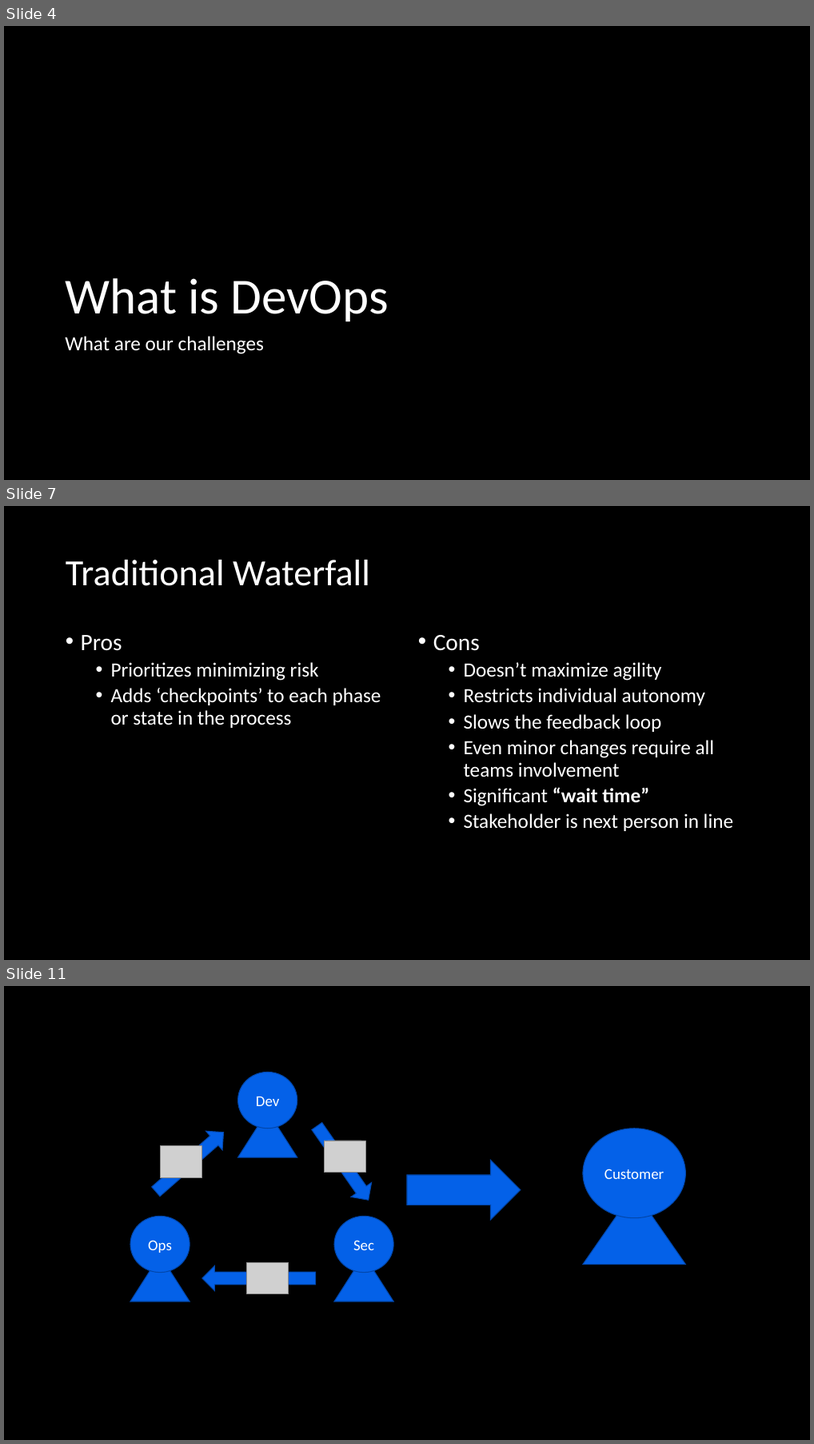
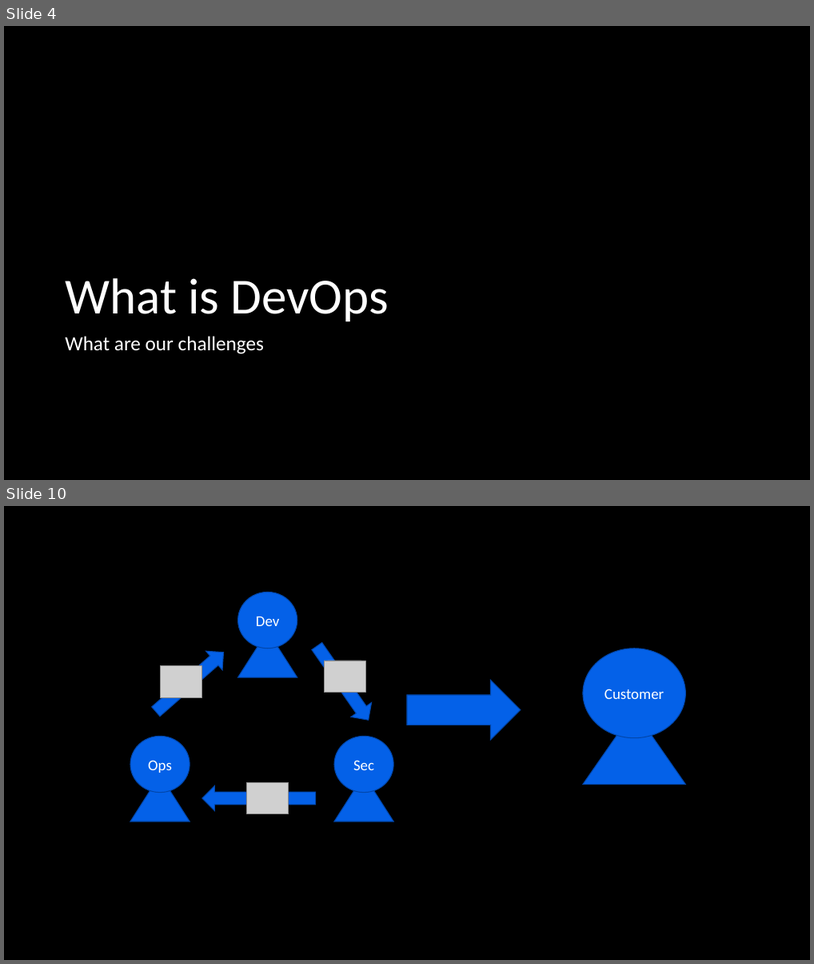
Before and after one commit to FraserPol/hashi-tech-excersise, a slide deck: Hashi-Demo-Preso.pptx. Shown one above the other, each under a label of ours: slides 4, 7 and 11 before the commit, slides 4 and 10 after it; the slides between them are not shown. The pictures are 814x1444 and 814x964 pixels, drawn with LibreOffice and Linux fonts; fonts in the diff are those of the drawing; grey boxes stand for pictures. Boxes give left, top, right and bottom in pixels: in the first picture for what was removed or moved away, otherwise in the second. Text is boxed around its words. In the diff, an @@ line names an element or a change of style, - is before the commit and + after.

```diff
--- a/Hashi-Demo-Preso.pptx
+++ b/Hashi-Demo-Preso.pptx
@@ slide 7 removed at <box>4,506,810,960</box>, background #000000 @@
@@ title removed at <box>66,560,370,586</box> @@
-Traditional Waterfall
@@ text removed at <box>81,635,382,728</box> @@
-• Pros
-  • Prioritizes minimizing risk
-  • Adds ‘checkpoints’ to each phase or state in the process
@@ text removed at <box>434,635,734,831</box> @@
-• Cons
-  • Doesn’t maximize agility
-  • Restricts individual autonomy
-  • Slows the feedback loop
-  • Even minor changes require all teams involvement
-  • Significant “wait time”
-  • Stakeholder is next person in line
@@ what was slide 11 is now slide 10 @@
```
Also in this commit, not shown: 9 slides changed, 31 slides added, 2 other slides removed, 12 other files.
